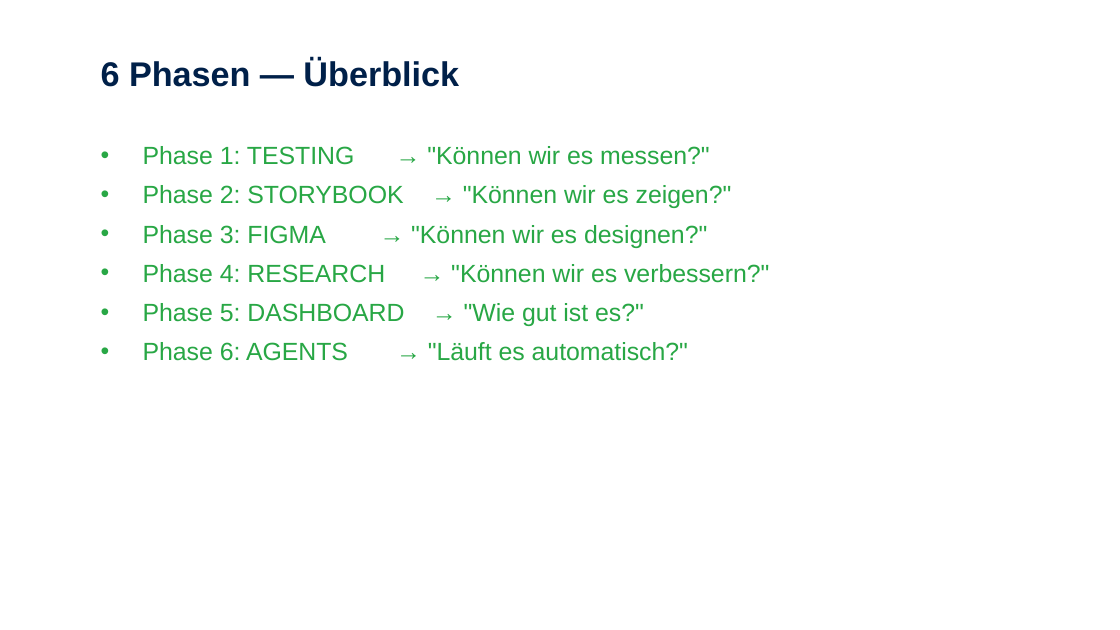
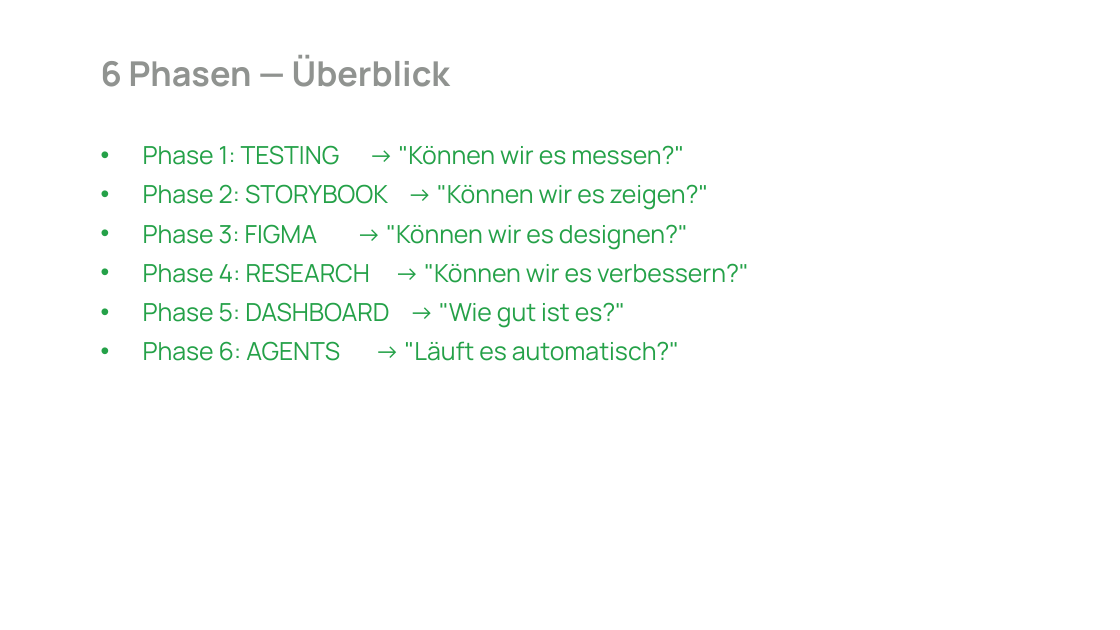
Before and after one commit to FrankMilius/NEO-DS, a slide deck: slide 40 of data/dev-process-schulung.pptx. Drawn at 1120x630 pixels with LibreOffice and Linux fonts; fonts in the diff are those of the drawing. Boxes give left, top, right and bottom in pixels: in the first picture for what was removed or moved away, otherwise in the second. Text is boxed around its words. In the diff, an @@ line names an element or a change of style, - is before the commit and + after.

```diff
--- a/data/dev-process-schulung.pptx
+++ b/data/dev-process-schulung.pptx
@@ text "6 Phasen — Überblick" at (101, 55, 450, 87): font Arial to Manrope, text colour #002049 to #909390 @@
@@ text "Phase 1: TESTING → "Können ..." at (143, 145, 749, 361): font Arial to Manrope, text colour #28A745 to #24A148 @@
```
Also in this commit, not shown: 41 other slides changed, 5 slides removed, 1 other file.
